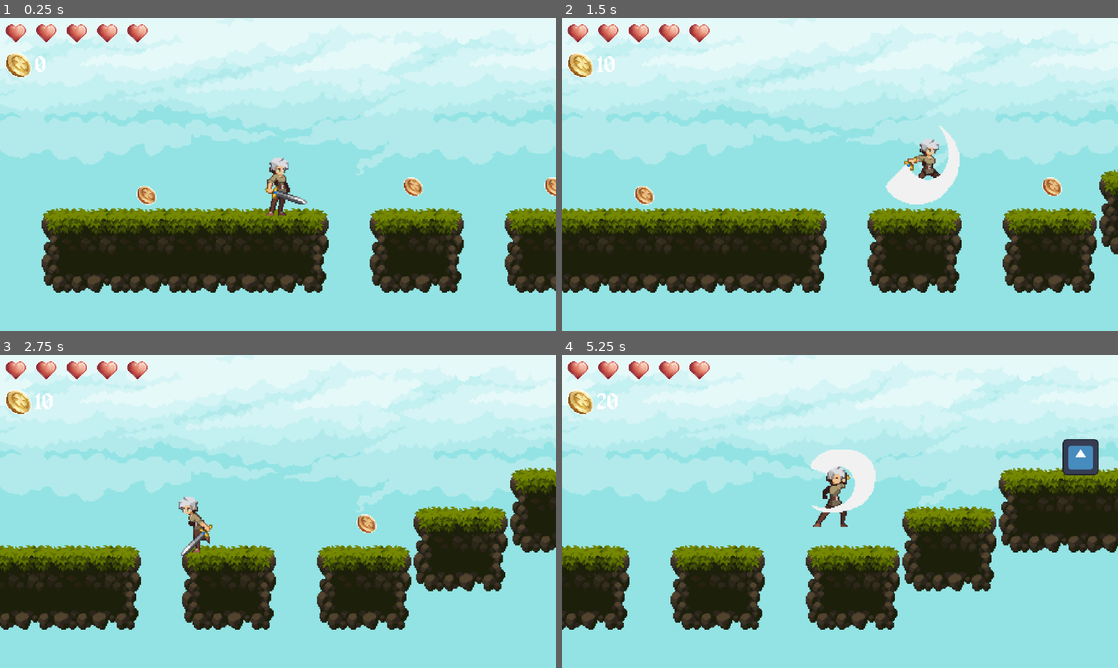
Above: before the commit, frames 1-4 (two rows, left to right).
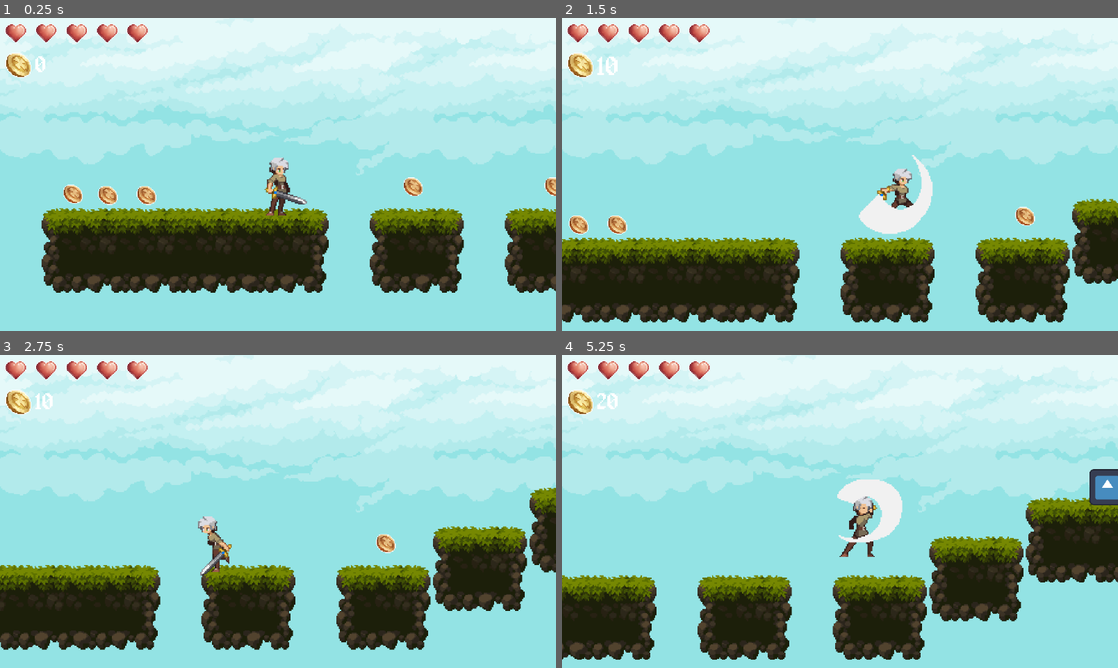
Above: after the commit, the same moments.

Repository: jpsalim21/GodotINOVA
Game: Godot game, scene res://Cenas/Cena.tscn
Same seed, same stepped clock (60 frames per second), same inputs: the game is played once before the commit and once after it. The engine's default icon, where the game draws it, is replaced by a stand-in: a white triangle on a blue panel in a dark square.
Inputs:
- Up to frame 1 (0.25 s): no input
- Up to frame 2 (1.5 s): hold Right (ui_right) from 0.53 s (still down); tap J (Atacar) at 0.6, 1.35 s; tap Space (ui_select) at 0.77 s
- Up to frame 3 (2.75 s): tap Space (ui_select) at 1.52 s; release Right (ui_right) at 2.03 s; hold Left (ui_left) from 2.03 s (still down); tap J (Atacar) at 2.1 s
- Up to frame 4 (5.25 s): release Left (ui_left) at 2.78 s; hold Right (ui_right) 2.78-4.28 s; tap J (Atacar) every 0.75 s from 2.85 to 5.1 s; tap Space (ui_select) at 3.02, 3.77, 4.52 s; hold Left (ui_left) 4.28-5.03 s; hold Right (ui_right) from 5.03 s (still down)

The runs differ from the first frame. In frame 1, 0.3% of the frame differs, in the area x 11-22%, y 53-60%; in frame 2, 27%; in frame 3, 22%; in frame 4, 30%, in the area x 0-100%, y 26-98%.

Commit message:
Animações na UI

Diff:
--- a/Cenas/Cena.tscn
+++ b/Cenas/Cena.tscn
@@ -1436,10 +1436,10 @@
 
 [node name="Node2D" type="Node2D"]
 
-[node name="CanvasLayer2" type="CanvasLayer" parent="."]
+[node name="Fundo" type="CanvasLayer" parent="."]
 layer = -1
 
-[node name="TextureRect" type="TextureRect" parent="CanvasLayer2"]
+[node name="TextureRect" type="TextureRect" parent="Fundo"]
 anchors_preset = 15
 anchor_right = 1.0
 anchor_bottom = 1.0
@@ -1458,6 +1458,28 @@
 texture = ExtResource("13_xr8jq")
 
 [node name="CollisionShape2D" type="CollisionShape2D" parent="Coletaveis/Moeda"]
+shape = SubResource("RectangleShape2D_iy0hb")
+
+[node name="Moeda4" type="Area2D" parent="Coletaveis"]
+position = Vector2(-104, 15)
+script = ExtResource("13_j25s3")
+
+[node name="Sprite2D" type="Sprite2D" parent="Coletaveis/Moeda4"]
+scale = Vector2(0.625, 0.625)
+texture = ExtResource("13_xr8jq")
+
+[node name="CollisionShape2D" type="CollisionShape2D" parent="Coletaveis/Moeda4"]
+shape = SubResource("RectangleShape2D_iy0hb")
+
+[node name="Moeda5" type="Area2D" parent="Coletaveis"]
+position = Vector2(-133, 14)
+script = ExtResource("13_j25s3")
+
+[node name="Sprite2D" type="Sprite2D" parent="Coletaveis/Moeda5"]
+scale = Vector2(0.625, 0.625)
+texture = ExtResource("13_xr8jq")
+
+[node name="CollisionShape2D" type="CollisionShape2D" parent="Coletaveis/Moeda5"]
 shape = SubResource("RectangleShape2D_iy0hb")
 
 [node name="Moeda2" type="Area2D" parent="Coletaveis"]
@@ -1519,12 +1541,18 @@
 position_smoothing_speed = 8.0
 drag_horizontal_enabled = true
 drag_vertical_enabled = true
-drag_top_margin = 0.3
+drag_left_margin = 0.1
+drag_top_margin = 0.1
+drag_right_margin = 0.1
 editor_draw_limits = true
 editor_draw_drag_margin = true
 
 [connection signal="area_entered" from="Coletaveis/Moeda" to="Coletaveis/Moeda" method="_on_area_entered"]
 [connection signal="body_entered" from="Coletaveis/Moeda" to="Coletaveis/Moeda" method="_on_body_entered"]
+[connection signal="area_entered" from="Coletaveis/Moeda4" to="Coletaveis/Moeda4" method="_on_area_entered"]
+[connection signal="body_entered" from="Coletaveis/Moeda4" to="Coletaveis/Moeda4" method="_on_body_entered"]
+[connection signal="area_entered" from="Coletaveis/Moeda5" to="Coletaveis/Moeda5" method="_on_area_entered"]
+[connection signal="body_entered" from="Coletaveis/Moeda5" to="Coletaveis/Moeda5" method="_on_body_entered"]
 [connection signal="area_entered" from="Coletaveis/Moeda2" to="Coletaveis/Moeda2" method="_on_area_entered"]
 [connection signal="body_entered" from="Coletaveis/Moeda2" to="Coletaveis/Moeda2" method="_on_body_entered"]
 [connection signal="area_entered" from="Coletaveis/Moeda3" to="Coletaveis/Moeda3" method="_on_area_entered"]
--- a/Scripts/UIMoedas.gd
+++ b/Scripts/UIMoedas.gd
@@ -1,7 +1,10 @@
 class_name Pontuacao extends Control
 
 @onready var texto : RichTextLabel = $RichTextLabel
-
+var tween : Tween
 
 func atualizarMoedas(moedas):
 	texto.text = str(moedas)
+	tween = create_tween()
+	tween.tween_property(texto, "scale", Vector2(1.5,1.5), 0.1)
+	tween.tween_property(texto, "scale", Vector2.ONE, 0.1)
